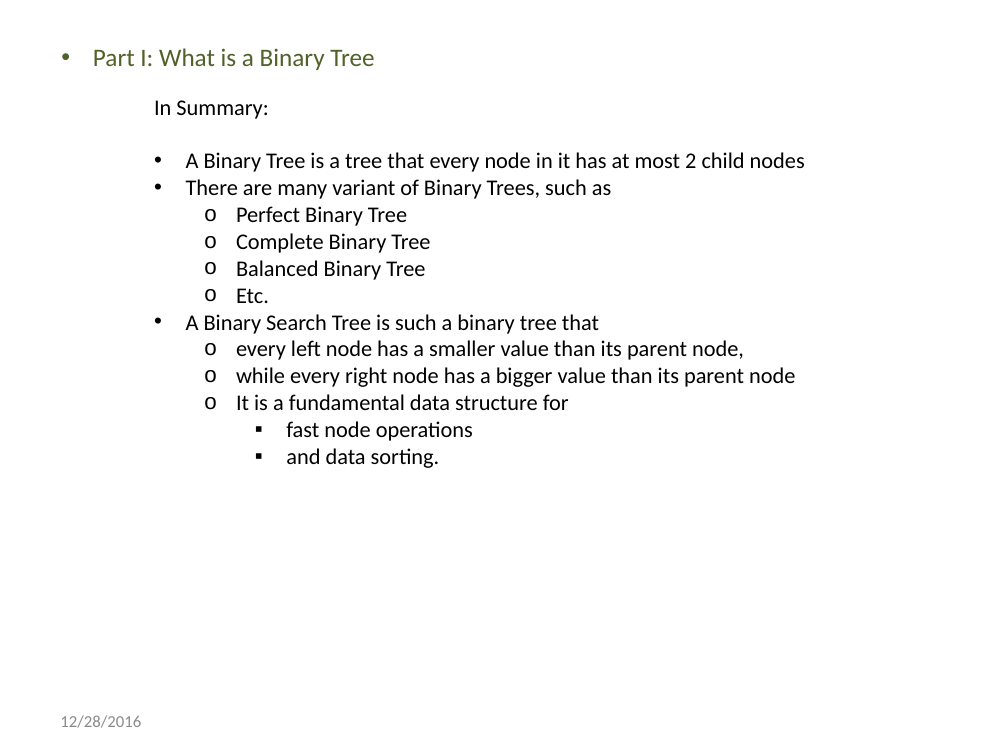
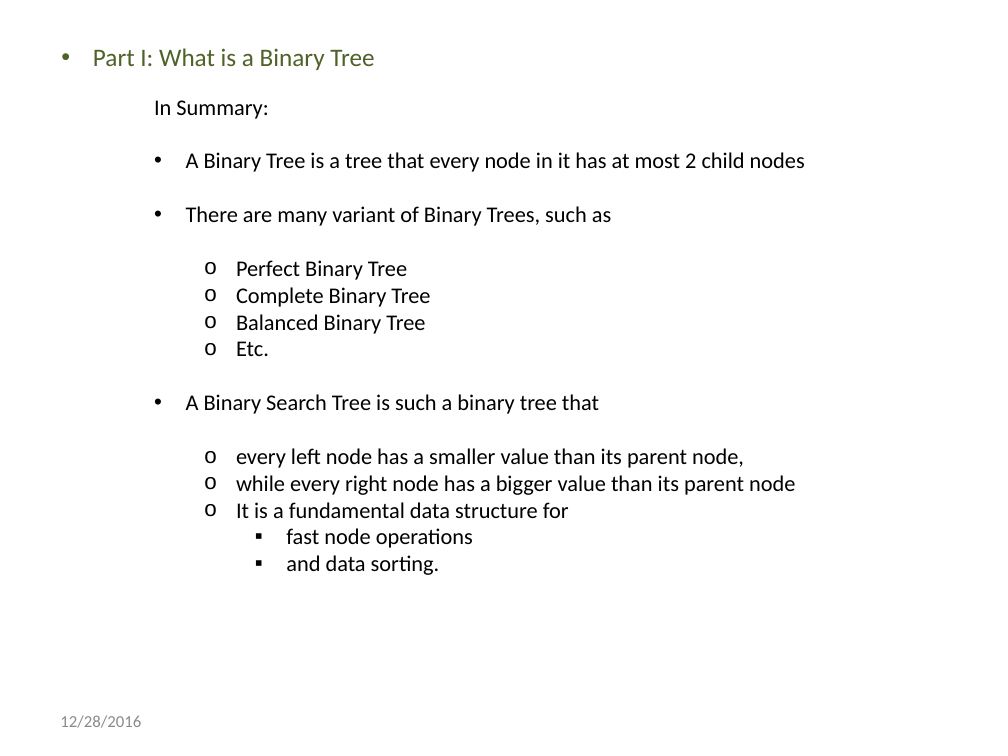
Before and after one commit to renee2016/wilfrid, a slide deck: slide 19 of resource/Introduction to Binary Tree.pptx. Drawn at 1008x756 pixels with LibreOffice and Linux fonts; fonts in the diff are those of the drawing. Boxes give left, top, right and bottom in pixels: in the first picture for what was removed or moved away, otherwise in the second. Text is boxed around its words. In the diff, an @@ line names an element or a change of style, - is before the commit and + after.

```diff
--- a/resource/Introduction to Binary Tree.pptx
+++ b/resource/Introduction to Binary Tree.pptx
@@ text "In Summary:" rewrapped from (154,100,805,468) to (154,100,805,575) @@
```
Also in this commit, not shown: 9 other slides changed, 6 slides added, 1 other file.
